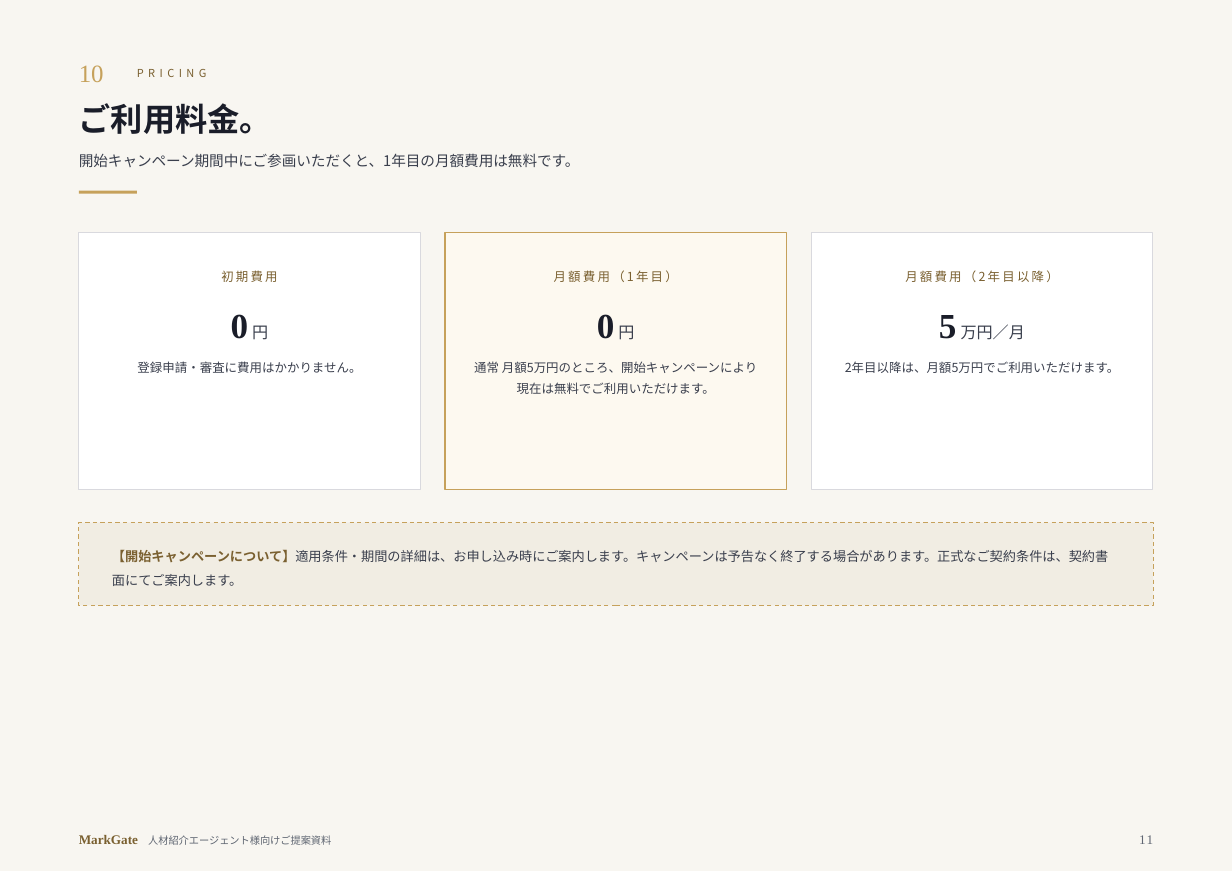
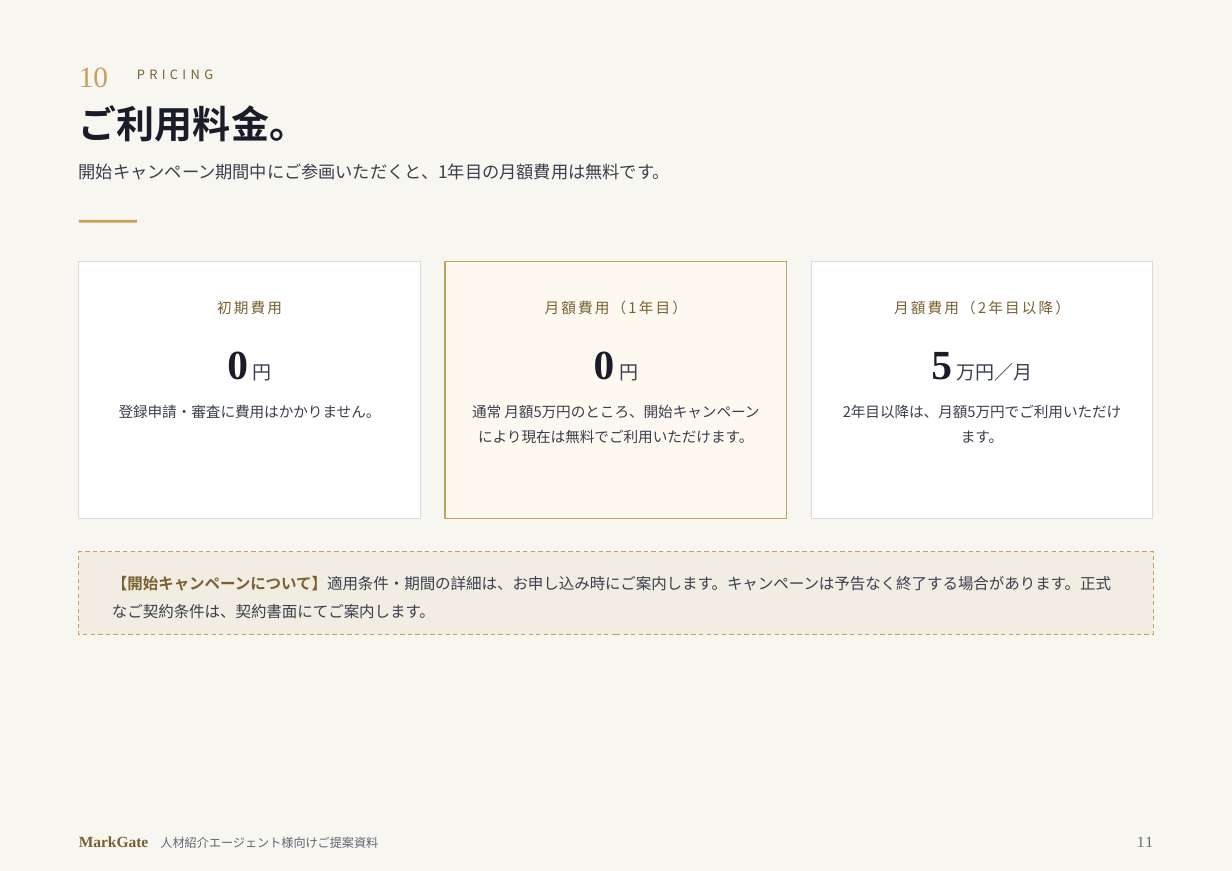
Before and after one commit to hokan38/Business, a slide deck: slide 11 of sales/markgate-agent-deck.pptx. Drawn at 1232x871 pixels with LibreOffice and Linux fonts; fonts in the diff are those of the drawing. Boxes give left, top, right and bottom in pixels: in the first picture for what was removed or moved away, otherwise in the second. Text is boxed around its words. In the diff, an @@ line names an element or a change of style, - is before the commit and + after.

```diff
--- a/sales/markgate-agent-deck.pptx
+++ b/sales/markgate-agent-deck.pptx
@@ text "10" at (x1=79, y1=67, x2=108, y2=87): size 17 to 20.1 pt @@
@@ text "PRICING" at (x1=137, y1=69, x2=213, y2=79): size 7.5 to 8.8 pt @@
@@ text "ご利用料金。" at (x1=79, y1=105, x2=307, y2=142): size 22 to 26 pt @@
@@ text "開始キャンペーン期間中にご参画いただくと、1年目の月額費用は無料です。" moved from (x1=79, y1=153, x2=580, y2=167) to (x1=79, y1=163, x2=670, y2=180) @@
@@ text "開始キャンペーン期間中にご参画いただくと、1年目の月額費用は無料です。" at (x1=79, y1=163, x2=670, y2=180): size 10 to 11.8 pt @@
@@ text "初期費用" at (x1=119, y1=301, x2=381, y2=418): size 8.5 to 10 pt; size 24 to 28.3 pt in "0"; size 11 to 13 pt in "円" @@
@@ text "月額費用（1年目）" at (x1=472, y1=301, x2=759, y2=443): size 8.5 to 10 pt; size 24 to 28.3 pt in "0"; size 11 to 13 pt in "円" @@
@@ text "月額費用（2年目以降）" at (x1=843, y1=300, x2=1122, y2=443): size 8.5 to 10 pt in "月額費用（2年目以降）", "2年目以降は、月額5万円でご利用いただけます。"; size 24 to 28.3 pt in "5"; size 11 to 13 pt in "万円／月" @@
@@ 5 rectangles, 4 texts moved together from (x1=79, y1=191, x2=1154, y2=606) to (x1=79, y1=220, x2=1154, y2=635) @@
@@ text "【開始キャンペーンについて】適用条件・期間の詳細は、お申し込み時にご案内します。キャンペーンは予告なく終了する場合があり ..." at (x1=112, y1=576, x2=1111, y2=619): size 9 to 10.6 pt @@
@@ text "MarkGate 人材紹介エージェント様向けご提案資料" at (x1=79, y1=836, x2=378, y2=848): size 9 to 10.6 pt in "MarkGate"; size 7 to 8.3 pt in "人材紹介エージェント様向けご提案資料" @@
@@ text "11" at (x1=1137, y1=837, x2=1153, y2=847): size 9 to 10.6 pt @@
```
Also in this commit, not shown: 14 other slides changed, 2 other files.
